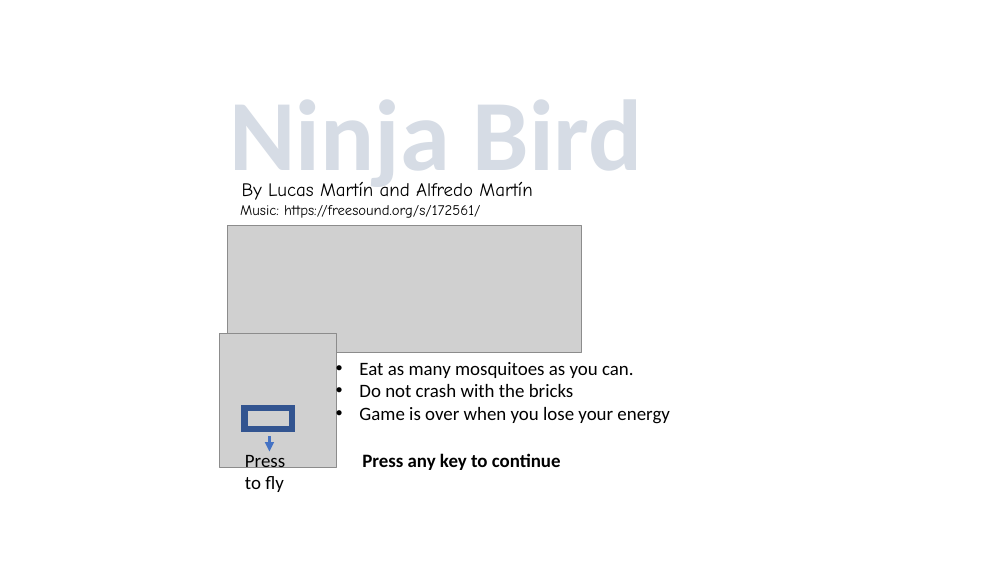
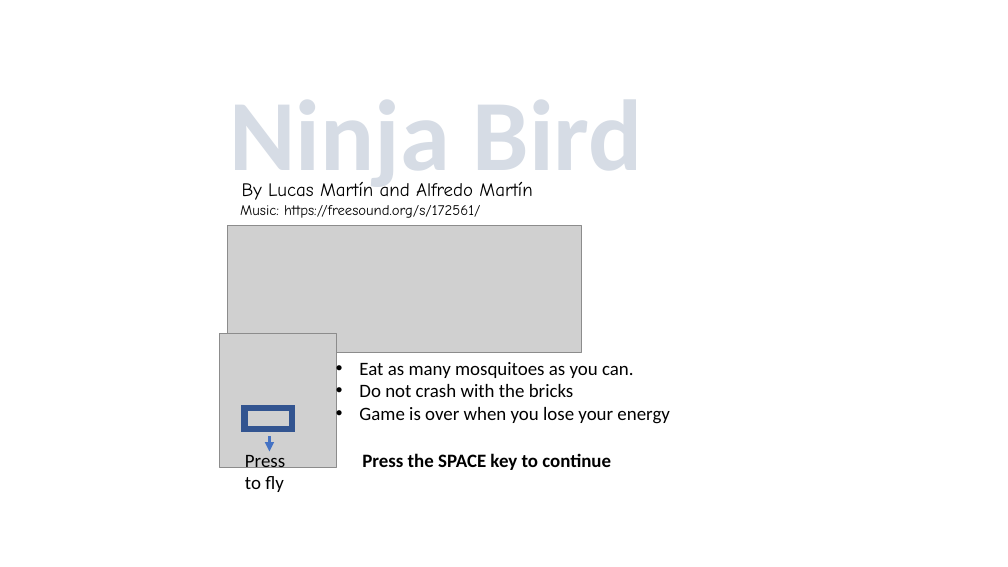
Before and after one commit to jamflcjamflc/ninja_bird, a slide deck: slide 1 of sprites/Presentación1.pptx. Drawn at 1008x567 pixels with LibreOffice and Linux fonts; fonts in the diff are those of the drawing; grey boxes stand for pictures. Boxes give left, top, right and bottom in pixels: in the first picture for what was removed or moved away, otherwise in the second. Text is boxed around its words. In the diff, an @@ line names an element or a change of style, - is before the commit and + after.

```diff
--- a/sprites/Presentación1.pptx
+++ b/sprites/Presentación1.pptx
@@ text at (x1=362, y1=453, x2=611, y2=470): text changed @@
-Press any key to continue
+Press the SPACE key to continue
```
Also in this commit, not shown: 2 other files.
